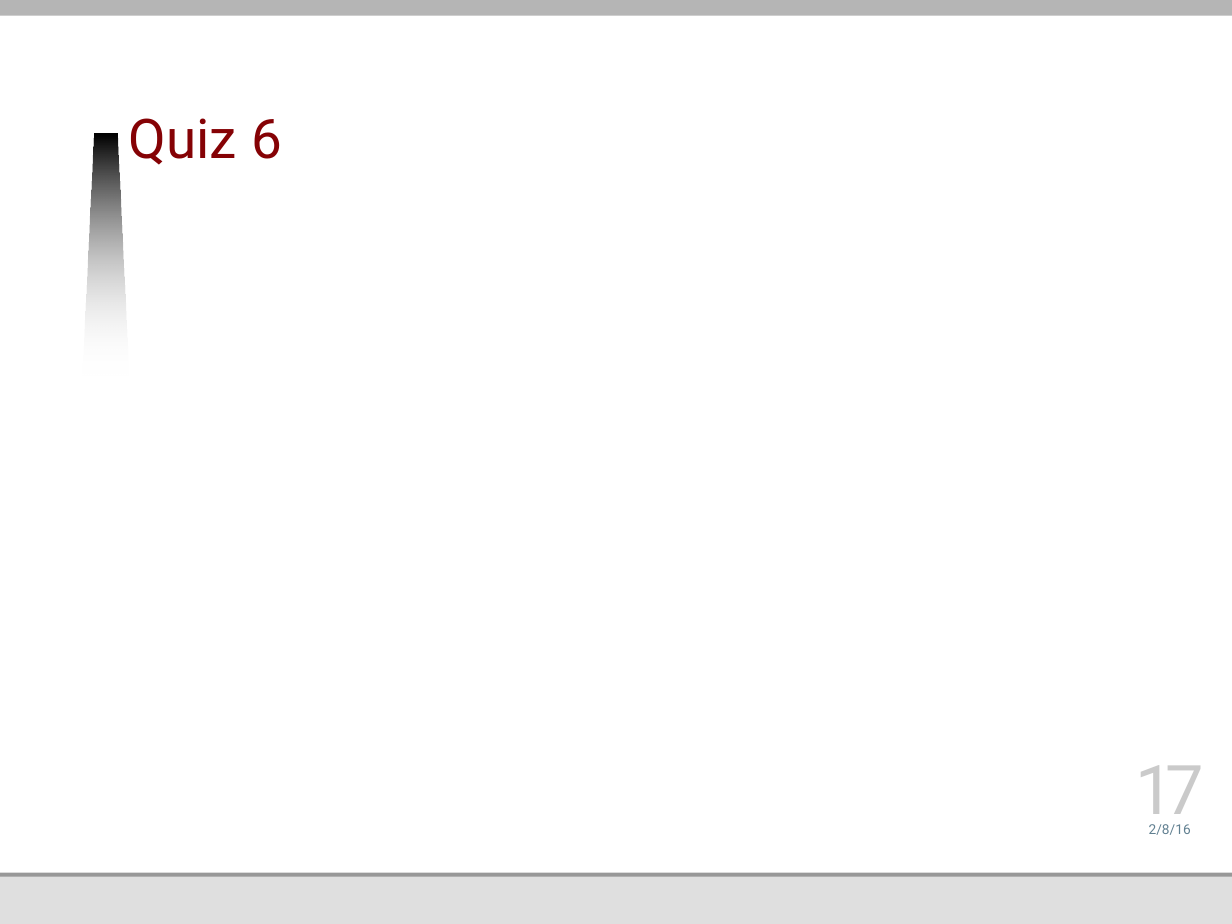
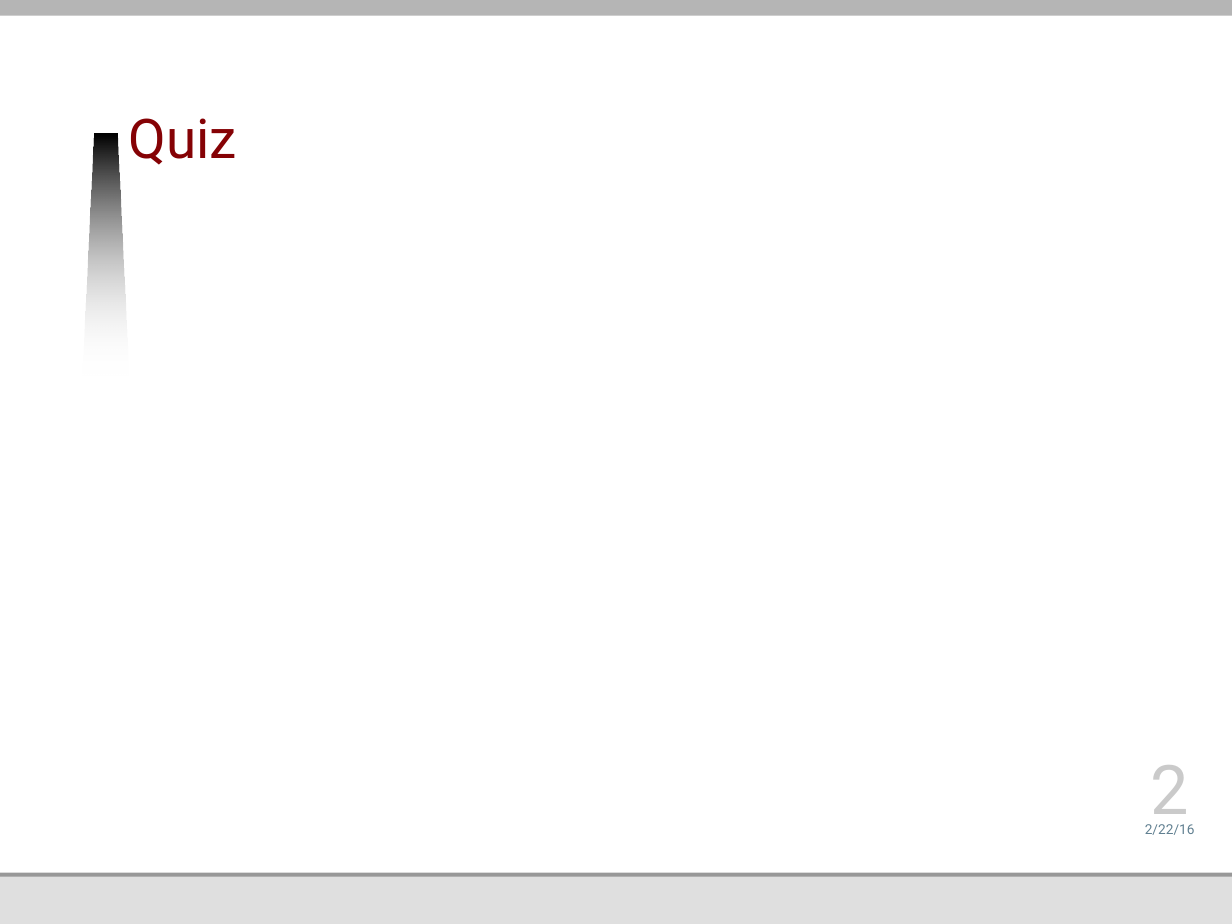
Before and after one commit to jmankoff/data, a slide deck: slide 2 of Lectures/12 Announcements.pptx (slide 17 before the commit). Drawn at 1232x924 pixels with LibreOffice and Linux fonts; fonts in the diff are those of the drawing; background and template pictures are left out. Boxes give left, top, right and bottom in pixels: in the first picture for what was removed or moved away, otherwise in the second. Text is boxed around its words. In the diff, an @@ line names an element or a change of style, - is before the commit and + after.

```diff
--- a/Lectures/12 Announcements.pptx
+++ b/Lectures/12 Announcements.pptx
@@ title at [129,118,237,165]: text changed @@
-Quiz 6
+Quiz
@@ page number at [1151,765,1189,830]: text changed @@
-17
+2
@@ text at [1145,824,1195,835]: text changed @@
-2/8/16
+2/22/16
```
Also in this commit, not shown: 8 other slides changed, 2 slides added, 15 slides removed, 10 other files.
